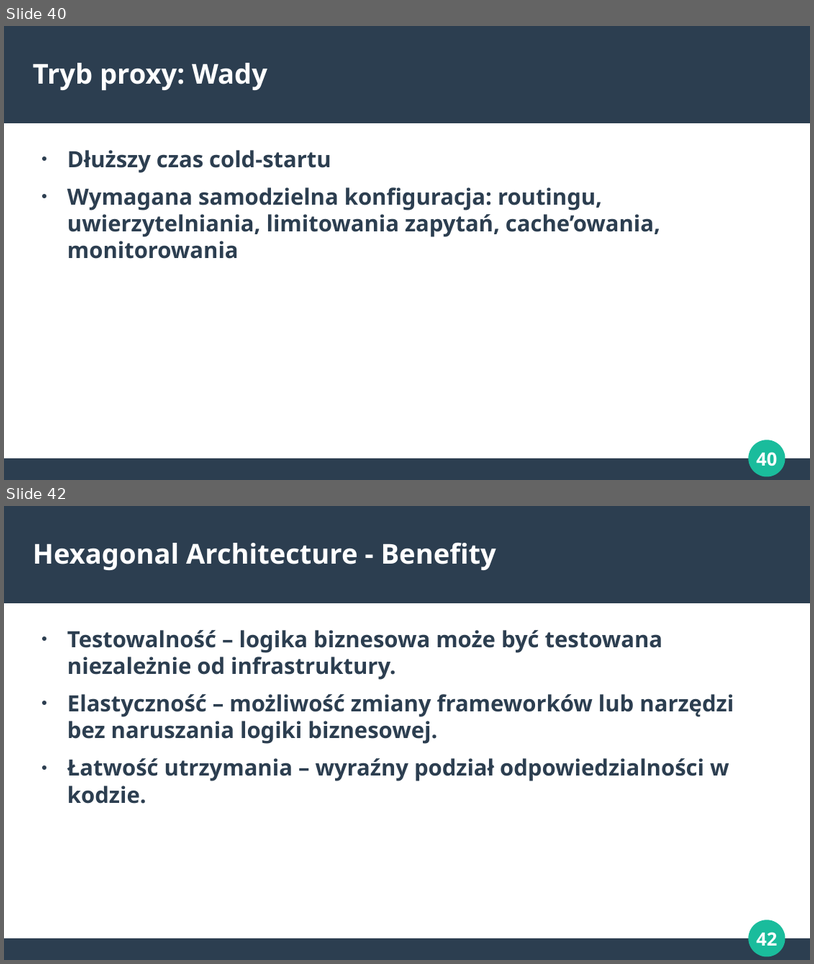
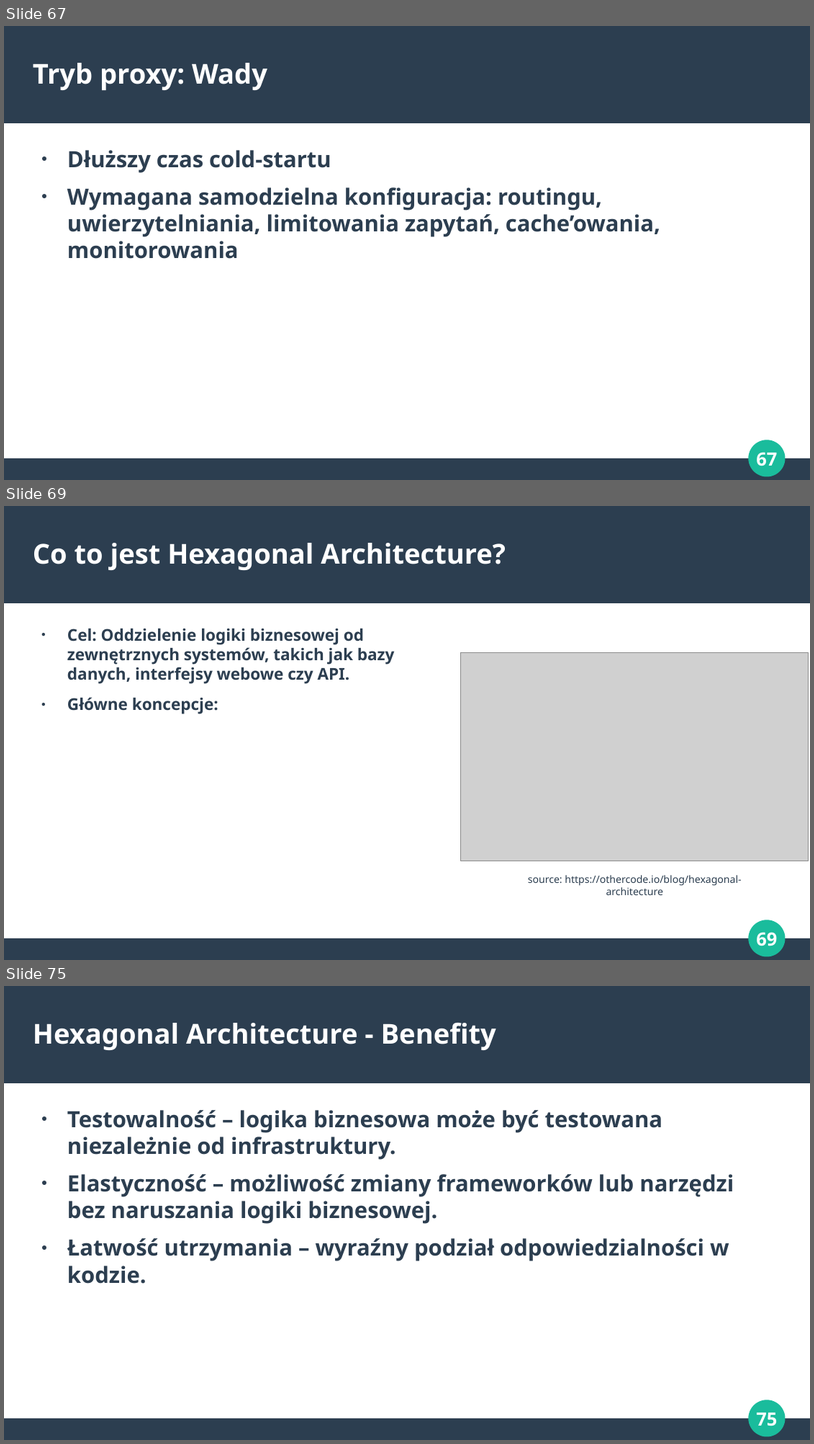
Before and after one commit to makspiechota/aws-apigateway-training-pl, a slide deck: presentation.odp. Shown one above the other, each under a label of ours: slides 40 and 42 before the commit, slides 67, 69 and 75 after it; the slides between them are not shown. The pictures are 814x964 and 814x1444 pixels, drawn with LibreOffice and Linux fonts; fonts in the diff are those of the drawing; grey boxes stand for pictures. Boxes give left, top, right and bottom in pixels: in the first picture for what was removed or moved away, otherwise in the second. Text is boxed around its words. In the diff, an @@ line names an element or a change of style, - is before the commit and + after.

```diff
--- a/presentation.odp
+++ b/presentation.odp
@@ slide 69 added at (x1=4, y1=506, x2=810, y2=960), background #FFFFFF; not listed: 4 template elements that a slide beside it also shows @@
@@ title added at (x1=33, y1=543, x2=506, y2=570), 27 pt, text #FFFFFF, bold @@
+Co to jest Hexagonal Architecture?
@@ text added at (x1=67, y1=628, x2=395, y2=714), 16 pt, text #2C3E50, bold @@
+● Cel: Oddzielenie logiki biznesowej od zewnętrznych systemów, takich jak bazy danych, interfejsy webowe czy API.
+● Główne koncepcje:
@@ picture added at (x1=461, y1=652, x2=809, y2=861) @@
@@ text added at (x1=528, y1=875, x2=741, y2=895), 10 pt, text #2C3E50 @@
+source: https://othercode.io/blog/hexagonal-architecture
@@ what was slide 40 is now slide 67 @@
@@ page number at (x1=756, y1=452, x2=777, y2=466): text changed @@
-40
+67
@@ what was slide 42 is now slide 75 @@
@@ page number at (x1=756, y1=1412, x2=777, y2=1426): text changed @@
-42
+75
```
Also in this commit, not shown: 3 slides changed, 31 other slides added.
